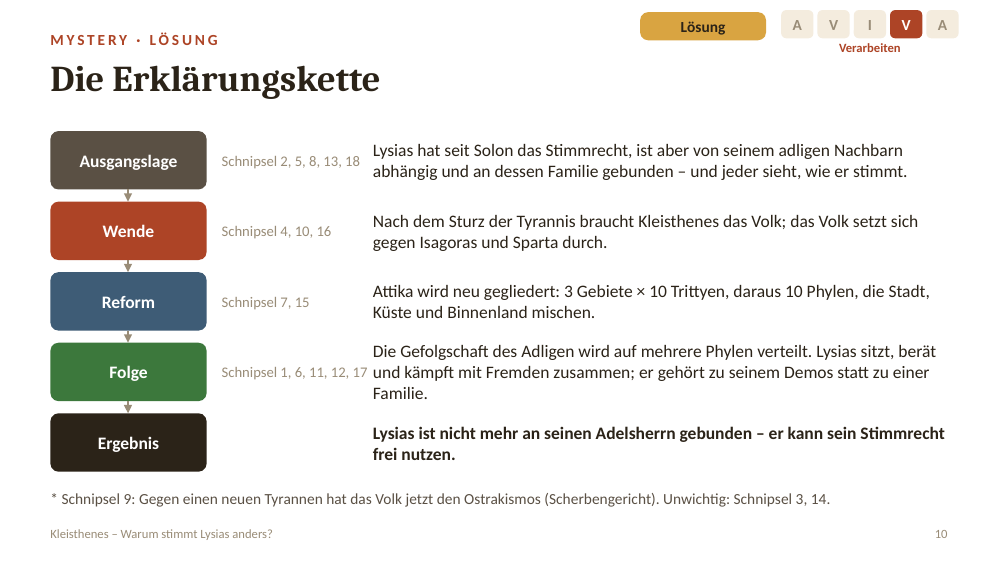
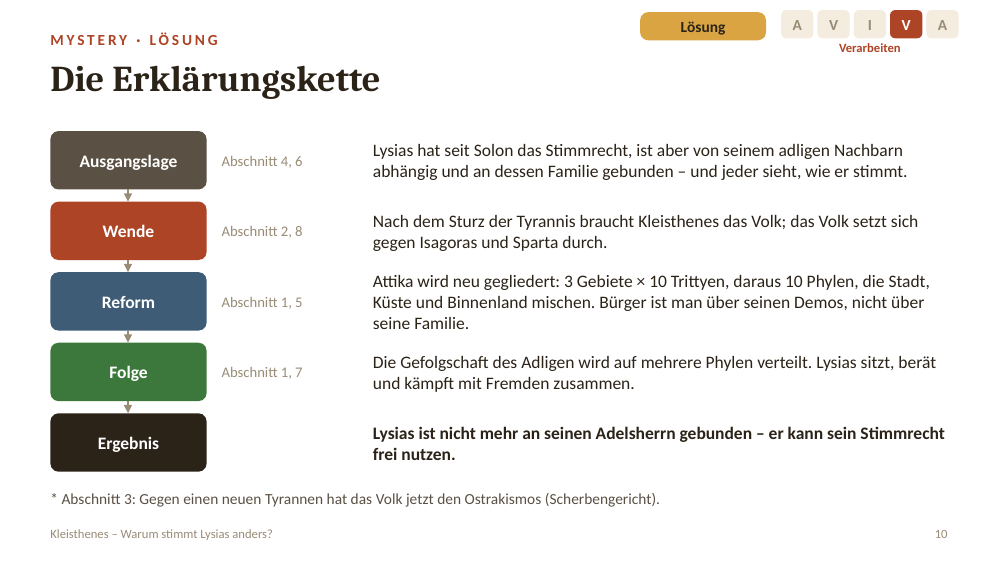
Before and after one commit to golzkonstantin-gif/Schule, a slide deck: slide 10 of Geschichte_11/Stunde_Kleisthenes/Folien_Kleisthenes.pptx. Drawn at 1008x567 pixels with LibreOffice and Linux fonts; fonts in the diff are those of the drawing. Boxes give left, top, right and bottom in pixels: in the first picture for what was removed or moved away, otherwise in the second. Text is boxed around its words. In the diff, an @@ line names an element or a change of style, - is before the commit and + after.

```diff
--- a/Geschichte_11/Stunde_Kleisthenes/Folien_Kleisthenes.pptx
+++ b/Geschichte_11/Stunde_Kleisthenes/Folien_Kleisthenes.pptx
@@ text at (x1=222, y1=156, x2=302, y2=168): text changed @@
-Schnipsel 2, 5, 8, 13, 18
+Abschnitt 4, 6
@@ text at (x1=222, y1=226, x2=302, y2=238): text changed @@
-Schnipsel 4, 10, 16
+Abschnitt 2, 8
@@ text at (x1=222, y1=297, x2=302, y2=309): text changed @@
-Schnipsel 7, 15
+Abschnitt 1, 5
@@ text at (x1=373, y1=275, x2=930, y2=329): text changed @@
-Attika wird neu gegliedert: 3 Gebiete × 10 Trittyen, daraus 10 Phylen, die Stadt, Küste und Binnenland mischen.
+Attika wird neu gegliedert: 3 Gebiete × 10 Trittyen, daraus 10 Phylen, die Stadt, Küste und Binnenland mischen. Bürger ist man über seinen Demos, nicht über seine Familie.
@@ text at (x1=373, y1=356, x2=936, y2=392): text changed @@
-Die Gefolgschaft des Adligen wird auf mehrere Phylen verteilt. Lysias sitzt, berät und kämpft mit Fremden zusammen; er gehört zu seinem Demos statt zu einer Familie.
+Die Gefolgschaft des Adligen wird auf mehrere Phylen verteilt. Lysias sitzt, berät und kämpft mit Fremden zusammen.
@@ text at (x1=222, y1=367, x2=302, y2=379): text changed @@
-Schnipsel 1, 6, 11, 12, 17
+Abschnitt 1, 7
@@ text at (x1=62, y1=493, x2=660, y2=507): text changed @@
-* Schnipsel 9: Gegen einen neuen Tyrannen hat das Volk jetzt den Ostrakismos (Scherbengericht). Unwichtig: Schnipsel 3, 14.
+* Abschnitt 3: Gegen einen neuen Tyrannen hat das Volk jetzt den Ostrakismos (Scherbengericht).
```
Also in this commit, not shown: 2 other slides changed, 11 other files.
